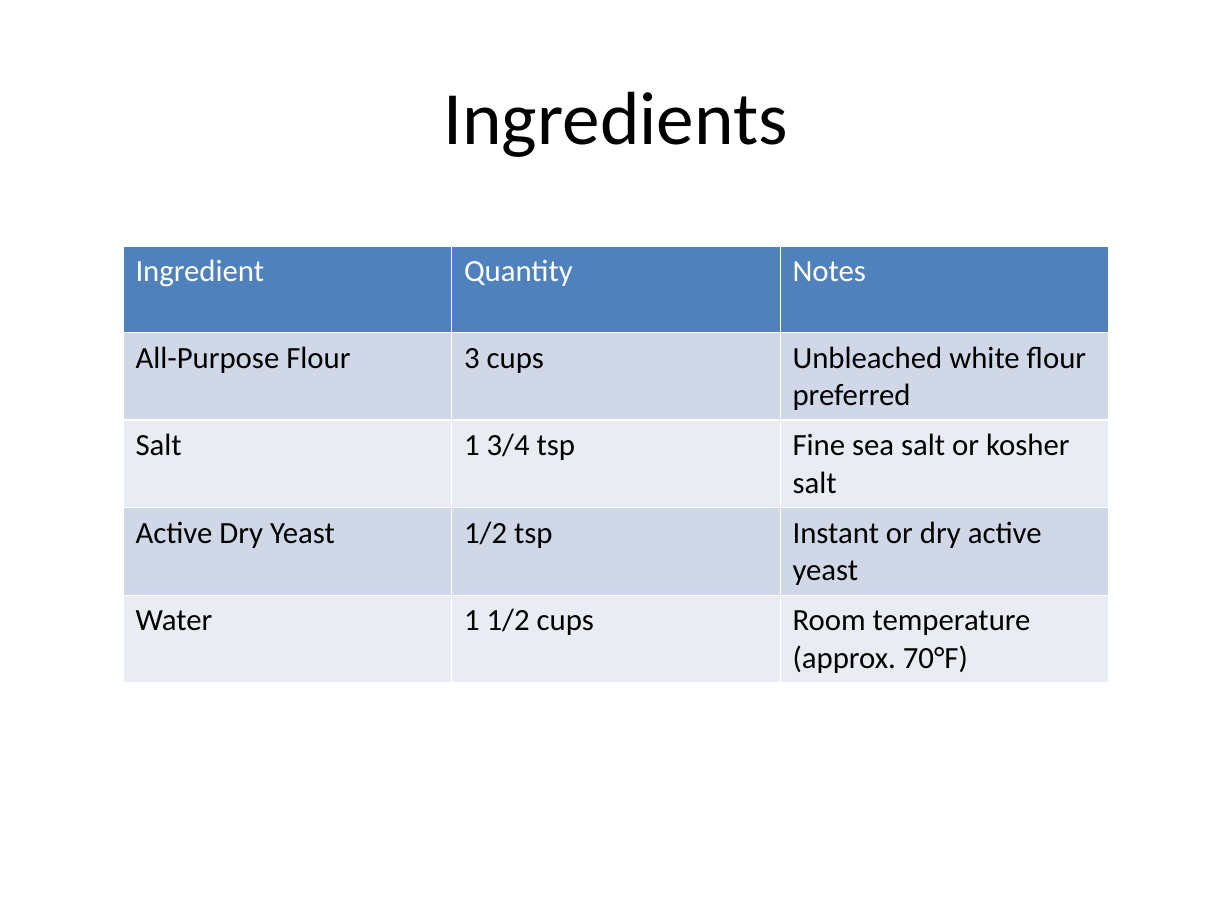
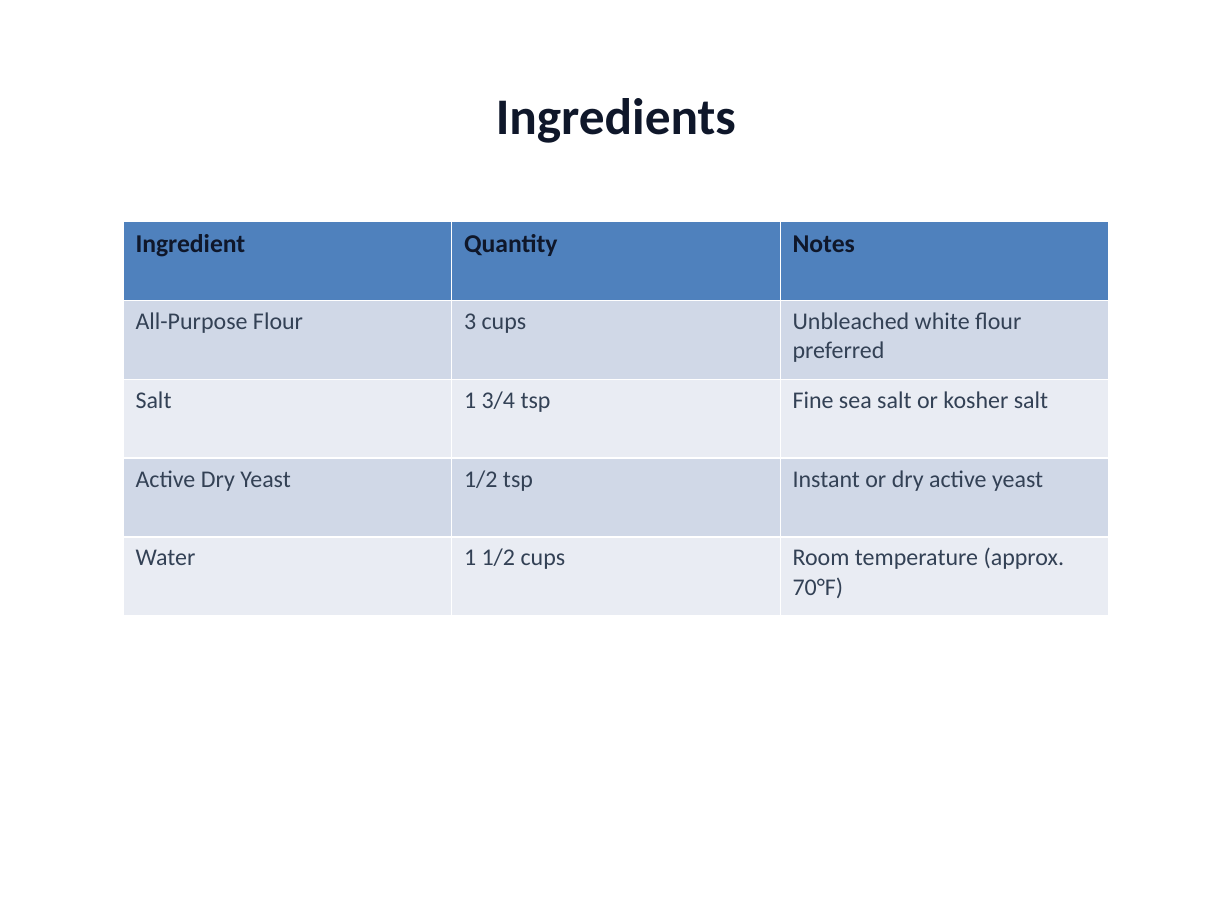
Before and after one commit to ThirstyHead/pptx-a11y, a slide deck: slide 3 of examples/No Knead Bread.pptx. Drawn at 1232x924 pixels with LibreOffice and Linux fonts; fonts in the diff are those of the drawing. Boxes give left, top, right and bottom in pixels: in the first picture for what was removed or moved away, otherwise in the second. Text is boxed around its words. In the diff, an @@ line names an element or a change of style, - is before the commit and + after.

Commit message:
fix(examples): polish typography and spacing across slides to prevent text overflow

```diff
--- a/examples/No Knead Bread.pptx
+++ b/examples/No Knead Bread.pptx
@@ title "Ingredients" at box(496, 98, 736, 143): size 44 to 30 pt, text colour #000000 to #0F172A, bold on @@
@@ table at box(123, 222, 1110, 616) @@
@@ size 18 to 15 pt, text colour #FFFFFF to #0F172A, bold on in "Ingredient", "Quantity", "Notes" @@
@@ size 18 to 14 pt, text colour #000000 to #334155 in "All-Purpose Flour", "3 cups", "Unbleached white flour preferred", "Salt" and 8 more places @@
@@ table: place and size @@
-table at box(123, 246, 1110, 678)
+table at box(123, 222, 1110, 616)
```
Also in this commit, not shown: 4 other slides changed, 2 other files.
